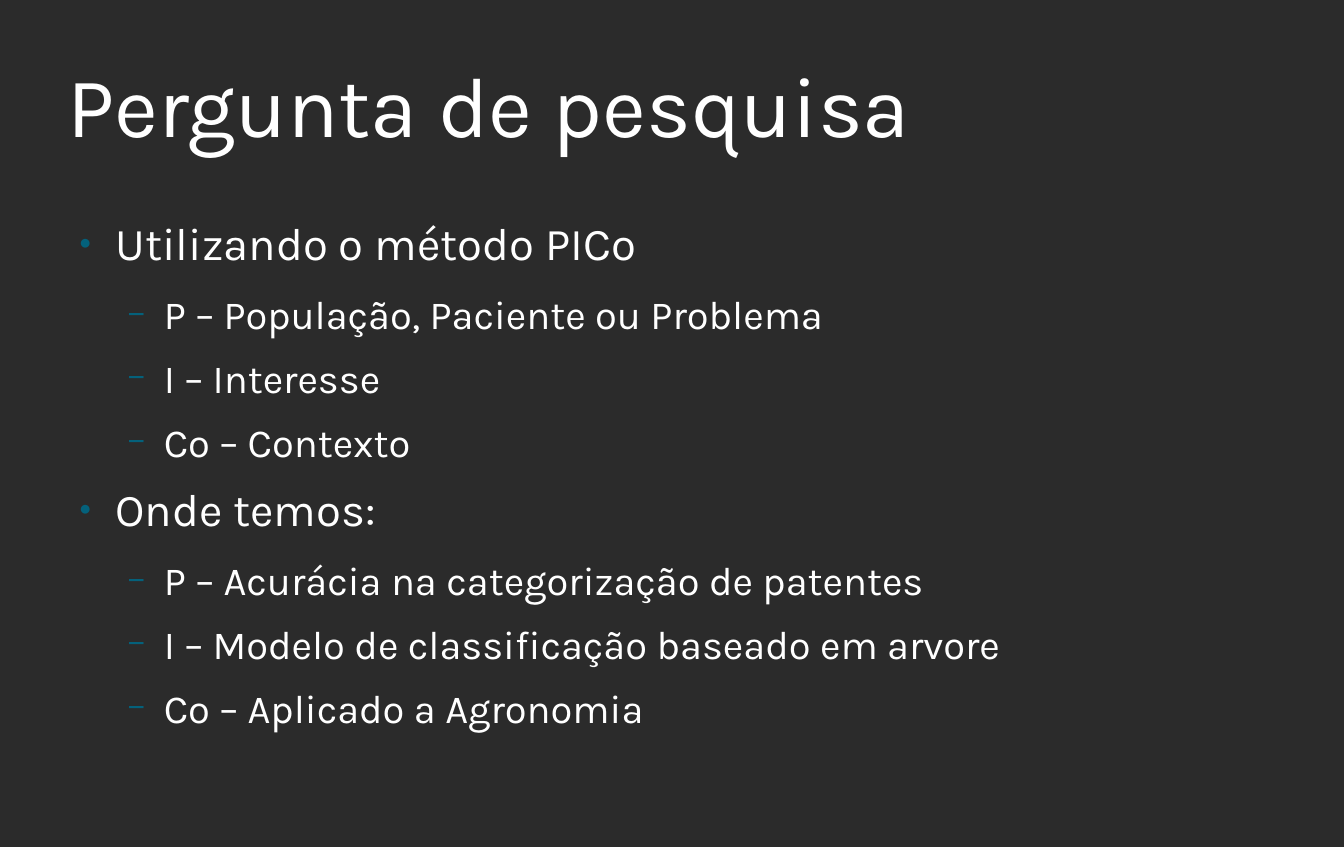
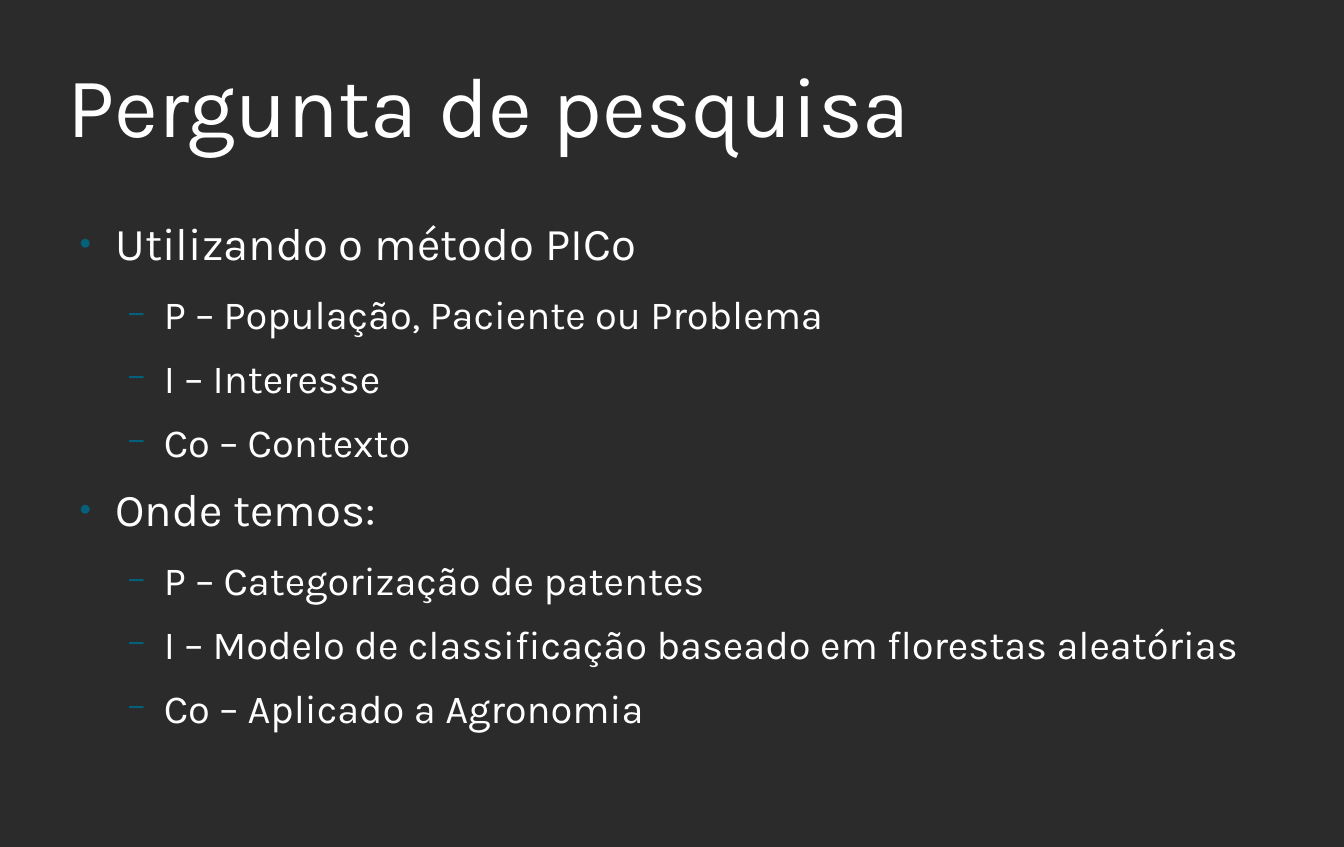
Before and after one commit to henriquevieira/mba_project, a slide deck: slide 2 of estruturacao_e_revisao_bibliografica.odp. Drawn at 1344x847 pixels with LibreOffice and Linux fonts; fonts in the diff are those of the drawing; background and template pictures are left out; a plain dark background stands for a picture behind light text. Boxes give left, top, right and bottom in pixels: in the first picture for what was removed or moved away, otherwise in the second. Text is boxed around its words. In the diff, an @@ line names an element or a change of style, - is before the commit and + after.

```diff
--- a/estruturacao_e_revisao_bibliografica.odp
+++ b/estruturacao_e_revisao_bibliografica.odp
@@ text at [164,567,1238,667]: text changed @@
-  − P – Acurácia na categorização de patentes
-  − I – Modelo de classificação baseado em arvore
+  − P – Categorização de patentes
+  − I – Modelo de classificação baseado em florestas aleatórias
```
Also in this commit, not shown: 3 other slides changed, 1 slide removed, 8 other files.
